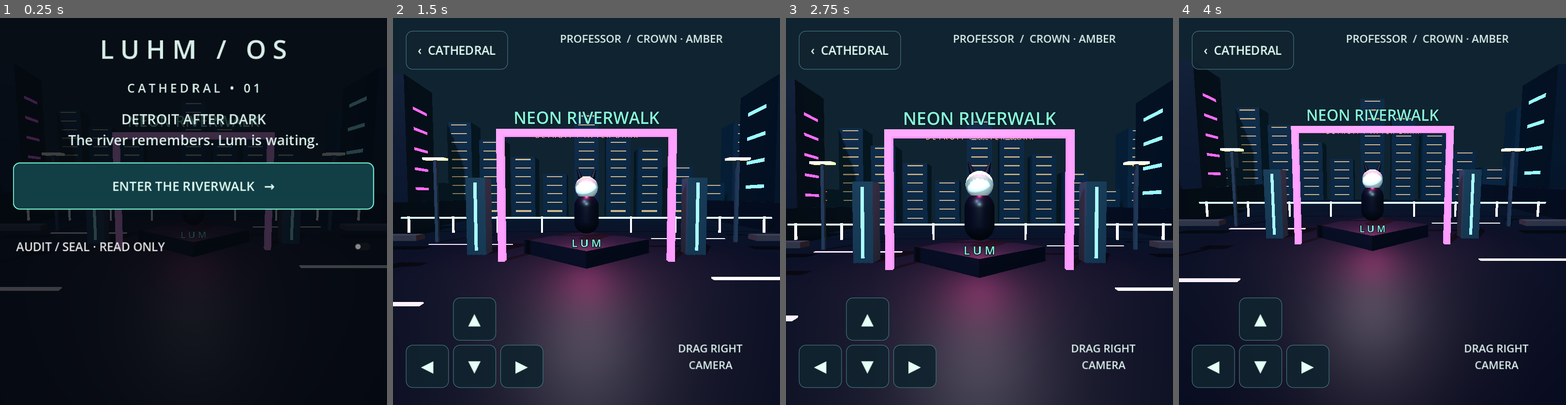
Above: before the commit, frames 1-4 (left to right).
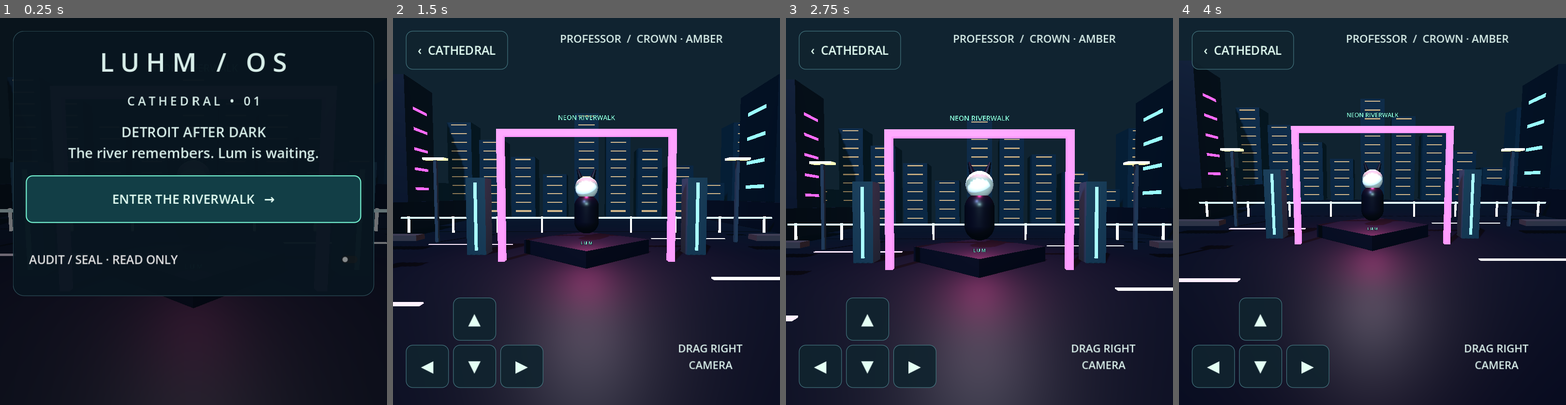
Above: after the commit, the same moments.

Repository: eggie-admin/LuHm-OS
Game: Godot game, scene res://scenes/Main.tscn
Two runs of this game, one before a commit and one after it. Both use one fixed random seed, a clock stepped at 60 frames per second and the inputs below.
Inputs (mouse positions are in pixels of both pictures, inside the frame that each line leads up to):
- Up to frame 1 (0.25 s): no input
- Up to frame 2 (1.5 s): click "ENTER THE RIVERWALK →" at 0.5 s; move the mouse to (671, 192) at 1.27 s; hold Right (ui_right) from 1.28 s (still down); click (671, 192) at 1.42 s
- Up to frame 3 (2.75 s): release Right (ui_right) at 2 s; drag from (902, 230) to (960, 288) at 2.02 s
- Up to frame 4 (4 s): click "‹ CATHEDRAL" at 2.75 s; click "ENTER THE RIVERWALK →" at 3.5 s

The runs differ from the first frame. In frame 1, 18% of the frame differs, in the area x 0-100%, y 3-100%; in frame 2, 0.7%; in frame 3, 0.8%; in frame 4, 0.6%.

Commit message:
fix: compose Cathedral entrance independently of gameplay orbit

Diff:
--- a/scripts/game/gameHud.gd
+++ b/scripts/game/gameHud.gd
@@ -48,7 +48,7 @@
     add_child(backend_root)
     var shade := ColorRect.new()
     shade.set_anchors_and_offsets_preset(Control.PRESET_FULL_RECT)
-    shade.color = Color(0.018, 0.035, 0.055, 0.78)
+    shade.color = Color(0.018, 0.035, 0.055, 0.58)
     shade.mouse_filter = Control.MOUSE_FILTER_IGNORE
     backend_root.add_child(shade)
     _scroll = ScrollContainer.new()
@@ -57,7 +57,20 @@
     _panel = VBoxContainer.new()
     _panel.size_flags_horizontal = Control.SIZE_EXPAND_FILL
     _panel.add_theme_constant_override("separation", 24)
-    _scroll.add_child(_panel)
+    var card := PanelContainer.new()
+    card.size_flags_horizontal = Control.SIZE_EXPAND_FILL
+    var surface := StyleBoxFlat.new()
+    surface.bg_color = Color("08151ff2")
+    surface.border_color = Color("31545e")
+    surface.set_border_width_all(1)
+    surface.set_corner_radius_all(20)
+    surface.content_margin_left = 24
+    surface.content_margin_right = 24
+    surface.content_margin_top = 24
+    surface.content_margin_bottom = 24
+    card.add_theme_stylebox_override("panel", surface)
+    _scroll.add_child(card)
+    card.add_child(_panel)
     _panel.add_child(_label("L U H M   /   O S", 48))
     _panel.add_child(_label("C A T H E D R A L   •   0 1", 22))
     _panel.add_child(_label("DETROIT AFTER DARK\nThe river remembers. Lum is waiting.", 26))
@@ -199,7 +212,9 @@
         _safe = bounds
     var area := _safe.grow(-24.0)
     _scroll.position = area.position
-    _scroll.size = area.size
+    var card_width := minf(area.size.x, 720.0)
+    _scroll.position.x += (area.size.x - card_width) * 0.5
+    _scroll.size = Vector2(card_width, area.size.y)
     _back.position = area.position
     _back.size = Vector2(190, 72)
     status_label.position = area.position + Vector2(206, 0)
--- a/scripts/game/neonWorld.gd
+++ b/scripts/game/neonWorld.gd
@@ -173,7 +173,7 @@
     sign.text = title
     sign.position = pos
     sign.font_size = font_size
-    sign.pixel_size = 0.009
+    sign.pixel_size = 0.0035
     sign.modulate = tint
     sign.outline_modulate = Color("07151e")
     sign.outline_size = 10
--- a/scripts/main.gd
+++ b/scripts/main.gd
@@ -13,6 +13,7 @@
 var cutscene_director: Node
 var cutscene_bridge: Node
 var intro_played := false
+var cathedral_camera: Camera3D
 
 func _ready() -> void:
     _build_runtime()
@@ -28,6 +29,14 @@
     player_controller.name = "PlayerController"
     player_controller.position = neon_world.player_spawn
     add_child(player_controller)
+
+    # Dedicated entrance composition cannot inherit a player's last orbit.
+    cathedral_camera = Camera3D.new()
+    cathedral_camera.name = "CathedralCamera"
+    cathedral_camera.position = Vector3(0.0, 3.0, 2.0)
+    cathedral_camera.fov = 58.0
+    add_child(cathedral_camera)
+    cathedral_camera.look_at(Vector3(0.0, 1.8, -8.0))
 
     game_hud = GameHudScript.new()
     game_hud.name = "GameHud"
@@ -48,6 +57,7 @@
     game_hud.move_axis_changed.connect(player_controller.set_touch_axis)
 
 func enterWorldMode() -> void:
+    player_controller.camera.make_current()
     game_hud.show_world()
     player_controller.set_world_active(true)
     if not intro_played:
@@ -55,6 +65,8 @@
         call_deferred("_play_intro")
 
 func _enter_backend() -> void:
+    if cathedral_camera != null:
+        cathedral_camera.make_current()
     if cutscene_bridge != null:
         cutscene_bridge.cancel()
         cutscene_bridge.restore_now()
